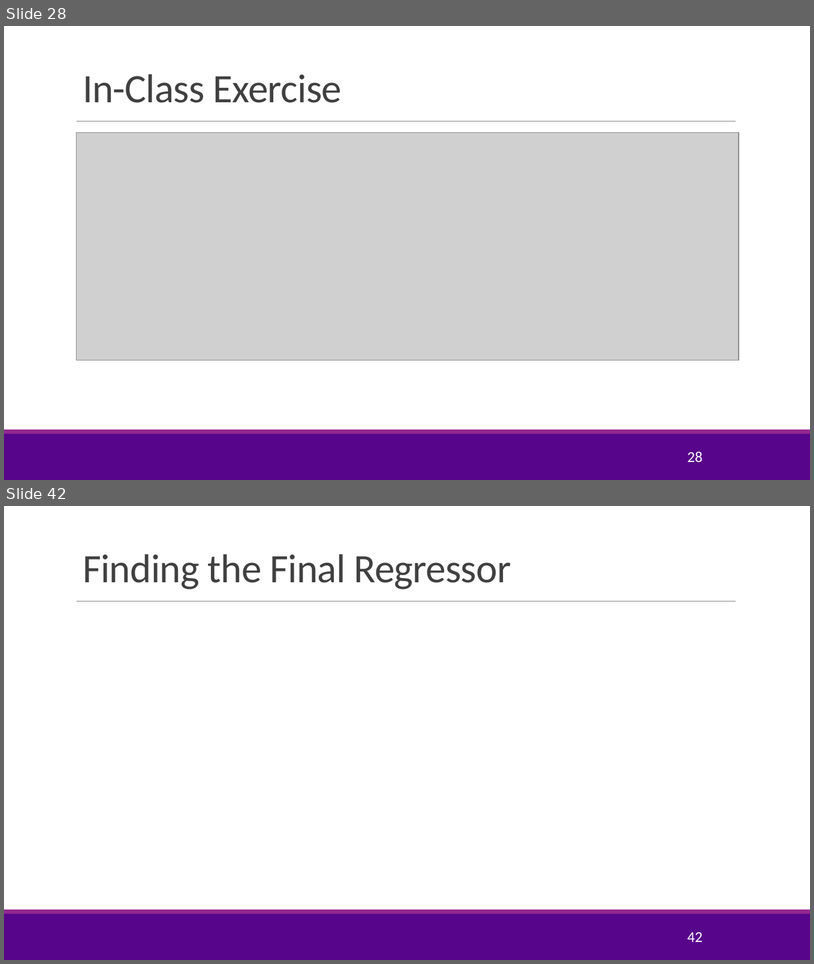
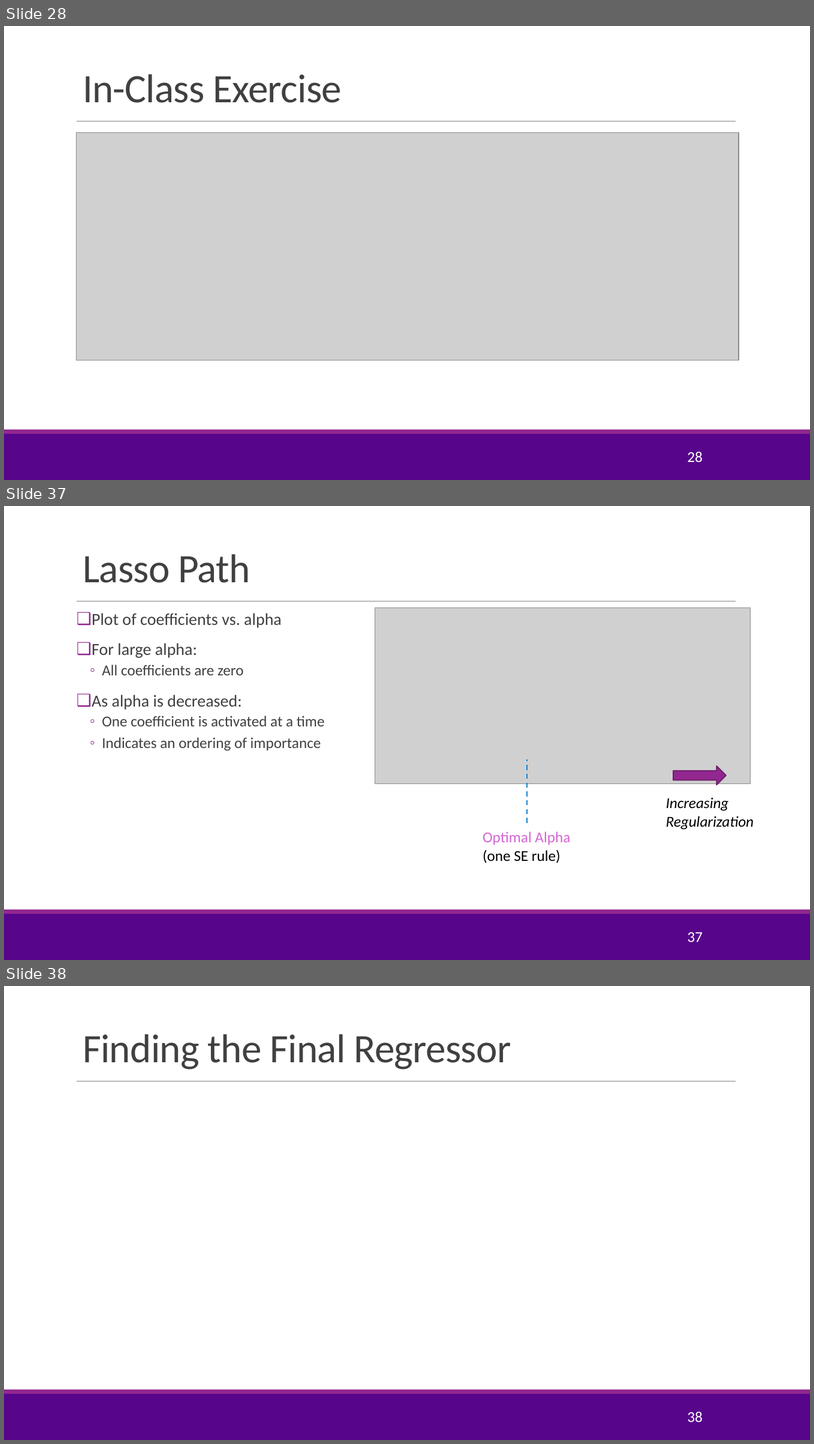
Before and after one commit to sdrangan/introml, a slide deck: lectures/Lect05_Lasso.pptx. Shown one above the other, each under a label of ours: slides 28 and 42 before the commit, slides 28, 37 and 38 after it; the slides between them are not shown. The pictures are 814x964 and 814x1444 pixels, drawn with LibreOffice and Linux fonts; fonts in the diff are those of the drawing; grey boxes stand for pictures; background and template pictures are left out. Boxes give left, top, right and bottom in pixels: in the first picture for what was removed or moved away, otherwise in the second. Text is boxed around its words. In the diff, an @@ line names an element or a change of style, - is before the commit and + after.

```diff
--- a/lectures/Lect05_Lasso.pptx
+++ b/lectures/Lect05_Lasso.pptx
@@ slide 37 added at [4,506,810,960], background #FFFFFF; not listed: 3 template elements that a slide beside it also shows @@
@@ title added at [83,554,250,583], 48 pt, text #404040 @@
+Lasso Path
@@ text added at [92,613,325,751], 18 pt, text #404040 @@
+❑ Plot of coefficients vs. alpha
+❑ For large alpha:
+  ◦ All coefficients are zero
+❑ As alpha is decreased:
+  ◦ One coefficient is activated at a time
+  ◦ Indicates an ordering of importance
@@ picture added at [375,607,750,784] @@
@@ line added from (527, 823) to (527, 759), #1480D1 1.5 pt dashed @@
@@ right arrow added at [674,766,726,784], fill #92278F, outline #6C1D6A 1.25 pt @@
@@ text added at [666,797,755,829], 18 pt, text #000000, italic @@
+Increasing
+Regularization
@@ text added at [483,831,570,863], 18 pt, text #D665D3 @@
+Optimal Alpha
+(one SE rule)
@@ page number added at [687,931,703,942], 18 pt, text #FFFFFF @@
+37
@@ what was slide 42 is now slide 38 @@
@@ page number at [687,1411,703,1422]: text changed @@
-42
+38
```
Also in this commit, not shown: 5 slides changed, 7 other slides added, 7 slides removed, 1 other file.
